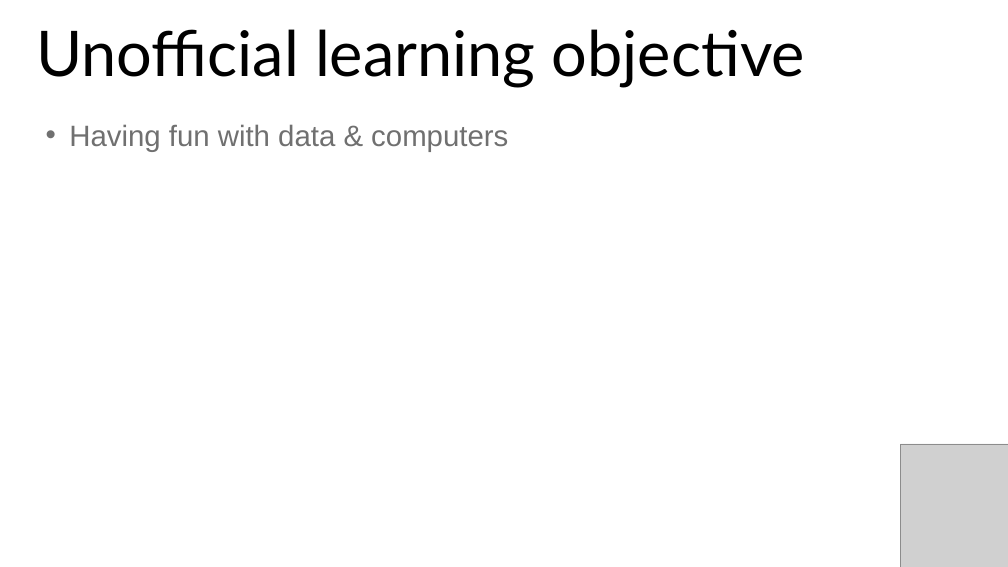
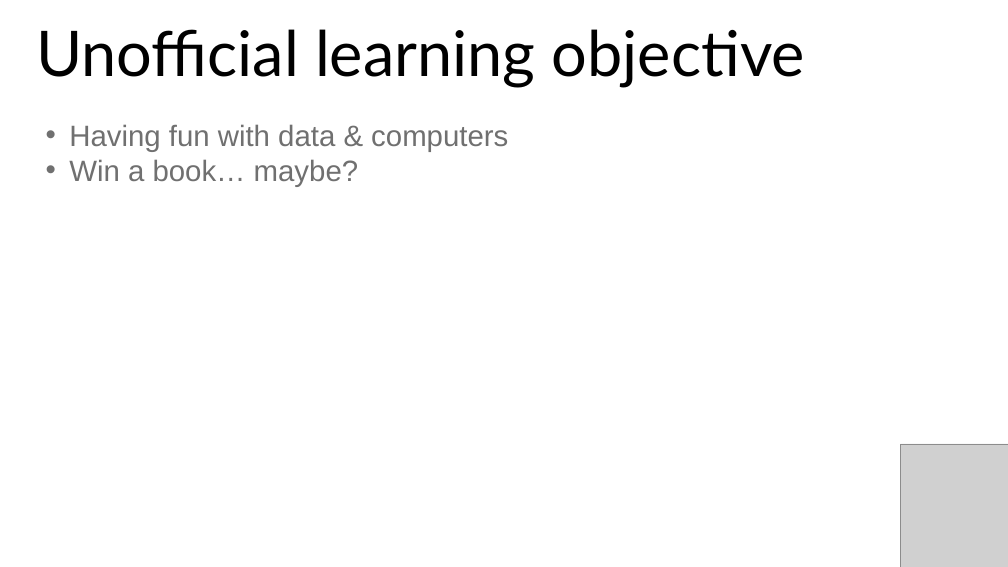
Before and after one commit to stringfestdata/london-excel, a slide deck: slide 4 of advancing-into-analytics-london-meetup.pptx. Drawn at 1008x567 pixels with LibreOffice and Linux fonts; fonts in the diff are those of the drawing; grey boxes stand for pictures. Boxes give left, top, right and bottom in pixels: in the first picture for what was removed or moved away, otherwise in the second. Text is boxed around its words. In the diff, an @@ line names an element or a change of style, - is before the commit and + after.

```diff
--- a/advancing-into-analytics-london-meetup.pptx
+++ b/advancing-into-analytics-london-meetup.pptx
@@ text at [69,159,359,187]: paragraph added @@
+• Win a book… maybe?
```
Also in this commit, not shown: 4 other slides changed.
